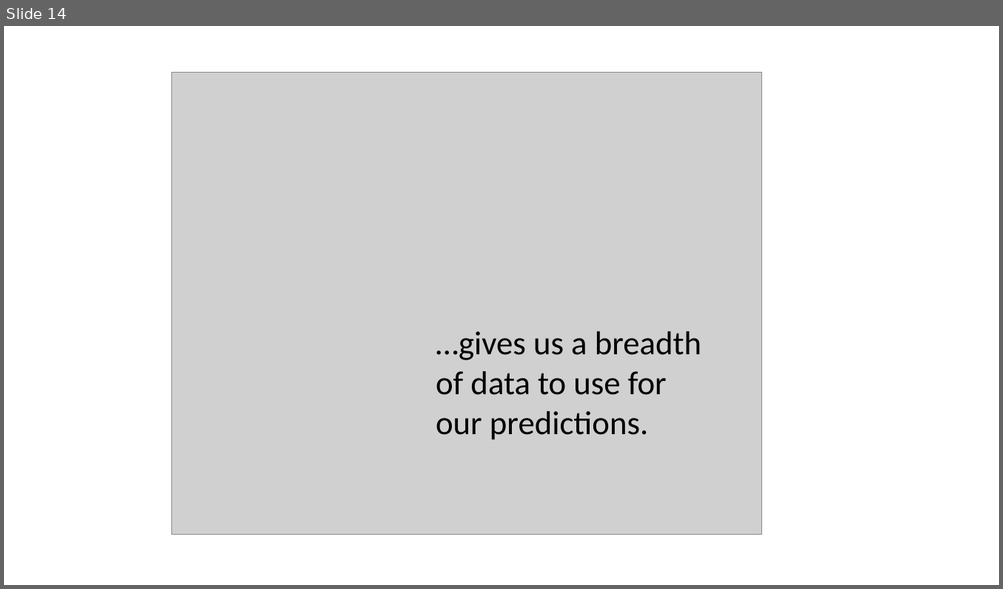
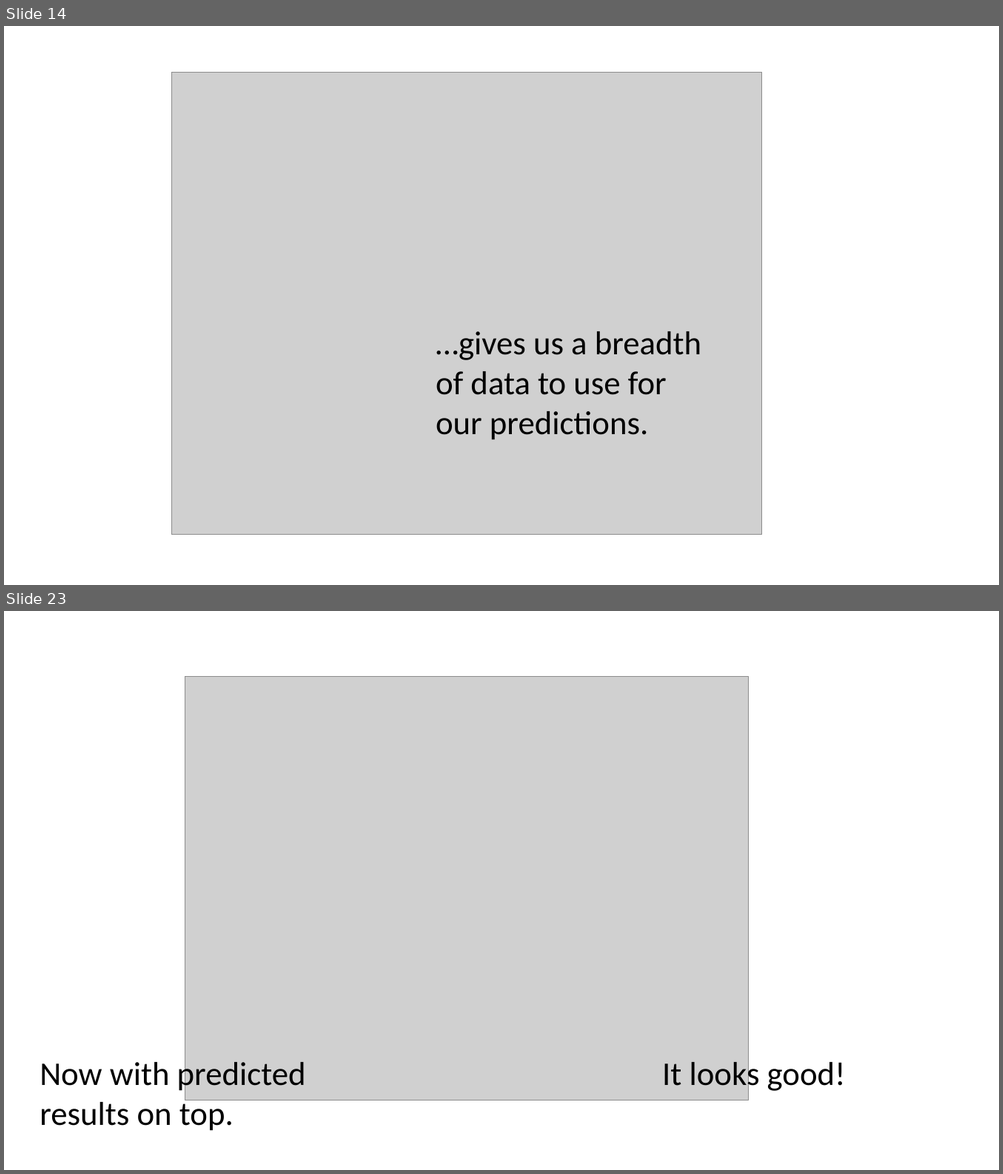
Before and after one commit to craiglawrie/TimeAtTemperature, a slide deck: images/Time-At-Temperature-Presentation.pptx. Shown one above the other, each under a label of ours: slide 14 before the commit, slides 14 and 23 after it; the slides between them are not shown. The pictures are 1003x589 and 1003x1174 pixels, drawn with LibreOffice and Linux fonts; fonts in the diff are those of the drawing; grey boxes stand for pictures. Boxes give left, top, right and bottom in pixels: in the first picture for what was removed or moved away, otherwise in the second. Text is boxed around its words. In the diff, an @@ line names an element or a change of style, - is before the commit and + after.

```diff
--- a/images/Time-At-Temperature-Presentation.pptx
+++ b/images/Time-At-Temperature-Presentation.pptx
@@ slide 23 added at (4, 611, 999, 1170), background #FFFFFF @@
@@ picture added at (185, 677, 748, 1100) @@
@@ text added at (40, 1058, 306, 1131), 32 pt, text #000000 @@
+Now with predicted results on top.
@@ text added at (662, 1058, 845, 1094), 32 pt, text #000000 @@
+It looks good!
```
Also in this commit, not shown: 1 slide changed, 7 other slides added, 4 other files.
